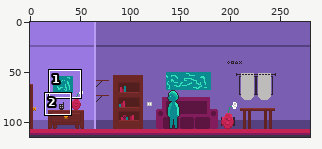
A pixel-art file gets an edit: _SelectedAssets/LockedInArt.aseprite. The picture above shows the old version from afar; the outline marks the close-up.
Close-up. As it was:
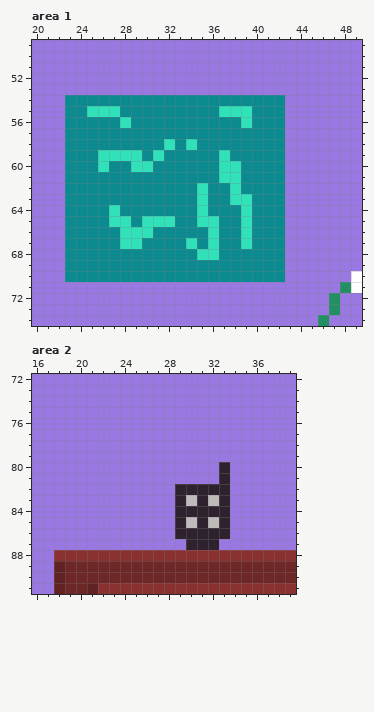
280x115 pixels, 1 frame. Colours within 5 levels of each other are drawn and written as one. Shown: area 1: x 20..49, y 49..74; area 2: x 16..39, y 72..91. The commit also changed other parts of the picture, which this record leaves out.
Once edited:
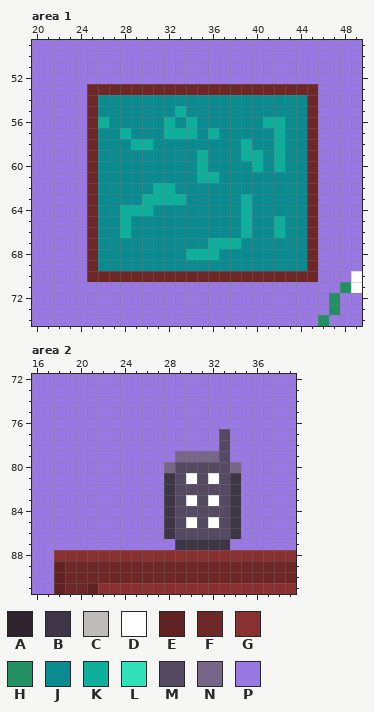
Palette (. is transparent): A #2e222f  B #3e3546  C #bebbbb  D #ffffff  E #602222  F #6e2727  G #893131  H #239063  J #0b8a8f  K #0eaf9b  L #30e1b9  M #564a62  N #786688  P #9a78e2
Change:
layer "Phone" added
layer "SmallPainting" added
Area 1, layers "SmallPainting", "Sketch":
The edit turns colour J into colour F in row 54 at x 25; in rows 56 to 69 at x 25; in row 70 at x 25 to 42.
The edit turns colour L into colour F in row 55 at x 25.
The edit turns colour P into colour F in row 53 at x 25 to 45; in rows 54 to 69 at x 45; in row 70 at x 43 to 45.
The edit turns colour L into colour J in row 55 at x 26 to 27 and 37 to 39; in row 56 at x 28 and 39; in row 58 at x 32 and 34; in row 59 at x 26 to 29, 31 and 37; in row 60 at x 26, 29 to 30 and 37 to 38; in row 61 at x 37 to 38.
The edit turns colour L into colour J in rows 62 to 63 at x 35 and 38; in row 64 at x 27 and 35; in row 65 at x 27, 30 to 32 and 35 to 36; in row 66 at x 29 to 30 and 36; in row 67 at x 28 to 29, 34 and 39.
The edit turns colour P into colour J in rows 54 to 69 at x 43 to 44.
The edit turns colour J into colour K in row 55 at x 33; in row 56 at x 26, 32, 34 and 41 to 42; in row 57 at x 28, 32 to 34, 36 and 42; in row 58 at x 29 to 30, 39 and 42; in row 59 at x 35, 39 to 40 and 42; in row 60 at x 35, 40 and 42.
The edit turns colour J into colour K in row 61 at x 35 to 36; in row 62 at x 31 to 32; in row 63 at x 30 to 33; in row 64 at x 28 to 30; in rows 65 to 66 at x 42; in row 67 at x 37 to 38.
The edit turns colour J into colour K in row 68 at x 34.
The edit turns colour L into colour K in rows 63 to 64 at x 39; in rows 65 to 66 at x 28 and 39; in row 67 at x 36; in row 68 at x 35 to 36.
The edit turns colour J into colour P in rows 54 to 70 at x 23 to 24.
Area 2, layer "Phone":
The edit turns colour A into colour B in row 87 at x 30 to 32.
The edit turns colour P into colour B in rows 81 to 86 at x 28 and 34; in row 87 at x 29 and 33.
The edit turns colour C into colour D in row 83 at x 30 and 32; in row 85 at x 30 and 32.
The edit turns colour P into colour D in row 81 at x 30 and 32.
The edit turns colour A into colour M in rows 80 to 81 at x 33; in row 82 at x 29 to 33; in row 83 at x 29, 31 and 33; in row 84 at x 29 to 33; in row 85 at x 29, 31 and 33; in row 86 at x 29 to 33.
The edit turns colour P into colour M in rows 77 to 79 at x 33; in row 80 at x 29 to 32; in row 81 at x 29 and 31.
The edit turns colour P into colour N in row 79 at x 29 to 32; in row 80 at x 28 and 34.
Changed places in both close-ups, as pixel boxes (x1, y1, x2, y2):
changed: (65, 84, 318, 282)
changed: (164, 429, 241, 550)
